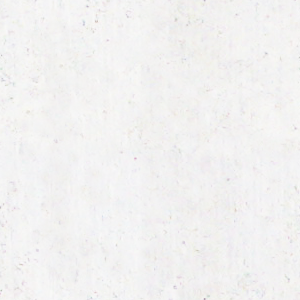
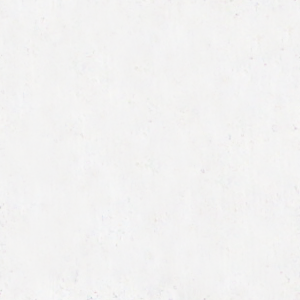
Comparing the layer stacks of the two (300, 300) images. Changes:
painted on "背景" over (x1=0, y1=0, x2=300, y2=300)
